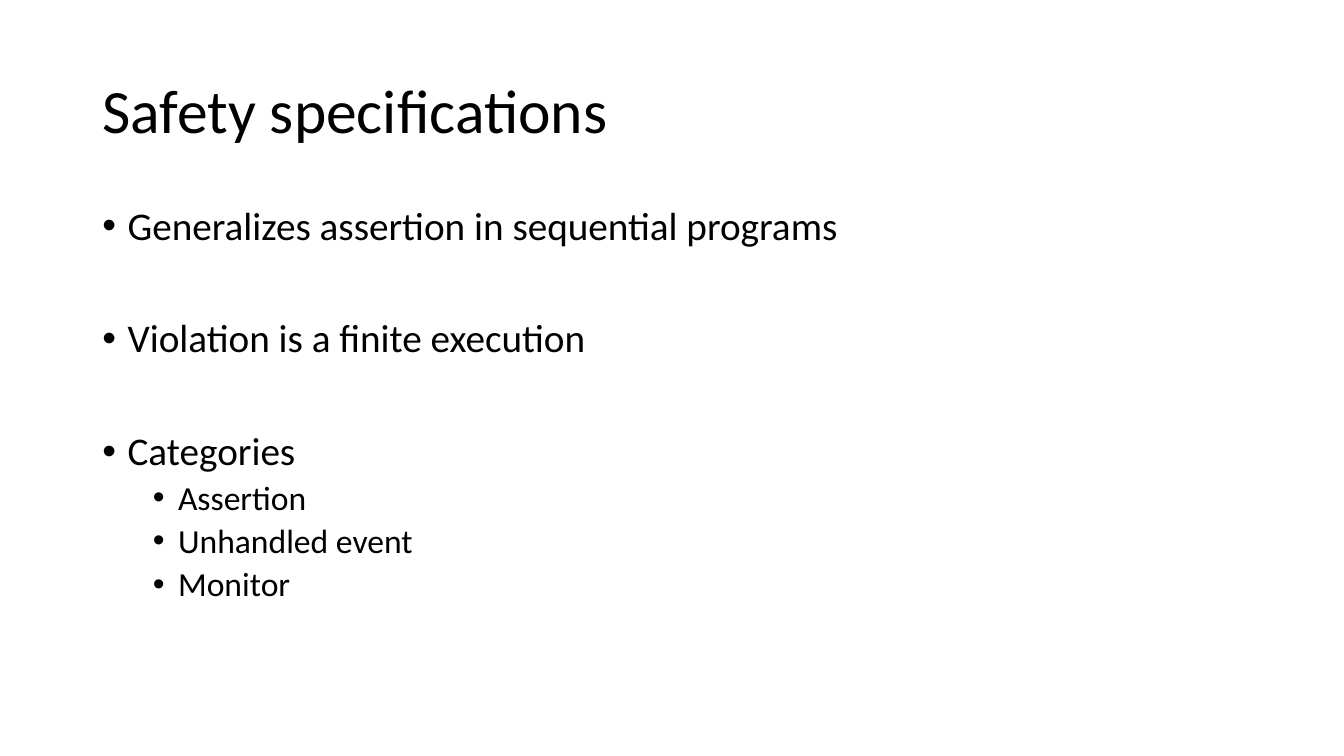
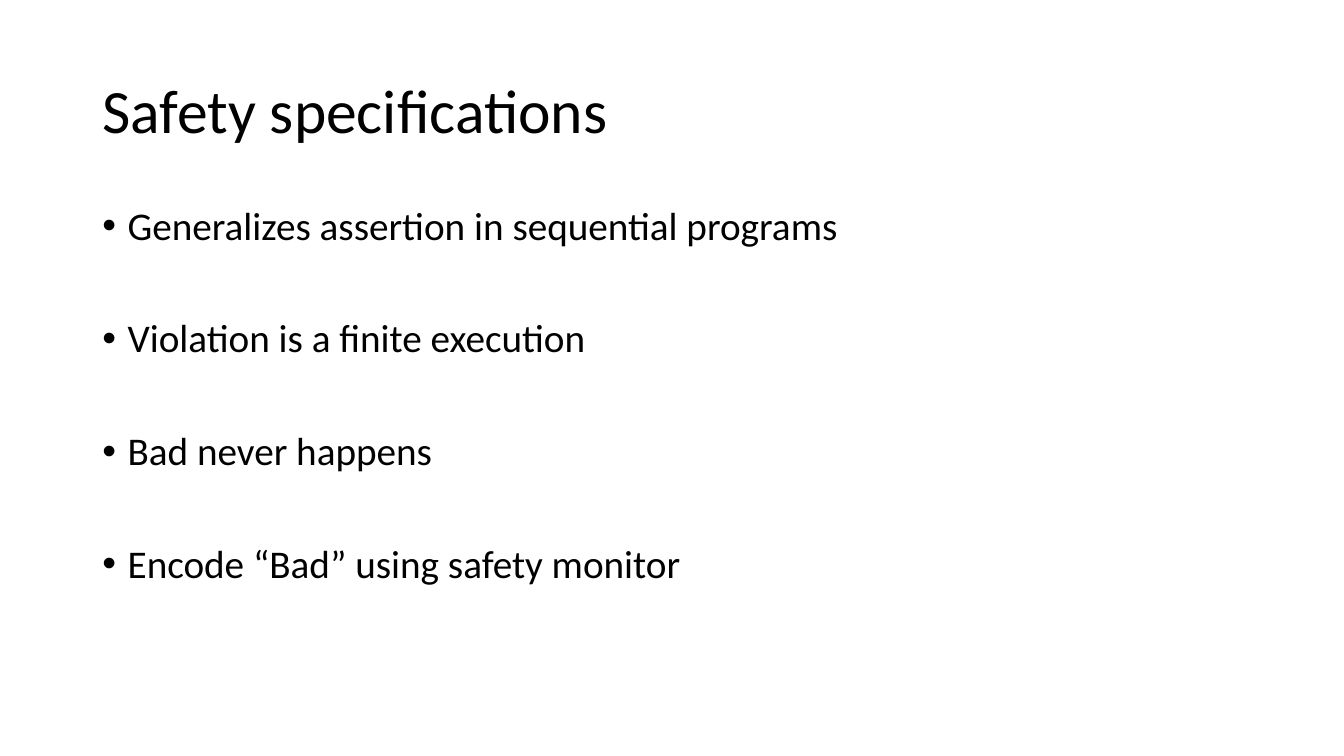
Before and after one commit to p-org/P, a slide deck: slide 13 of Tutorial/P-tutorial.pptx (slide 12 before the commit). Drawn at 1344x756 pixels with LibreOffice and Linux fonts; fonts in the diff are those of the drawing. Boxes give left, top, right and bottom in pixels: in the first picture for what was removed or moved away, otherwise in the second. Text is boxed around its words. In the diff, an @@ line names an element or a change of style, - is before the commit and + after.

Commit message:
added more slides

```diff
--- a/Tutorial/P-tutorial.pptx
+++ b/Tutorial/P-tutorial.pptx
@@ text at <box>128,437,680,585</box>: text changed; size 24 to 28 pt @@
-• Categories
-  • Assertion
-  • Unhandled event
-  • Monitor
+• Bad never happens
+• Encode “Bad” using safety monitor
```
Also in this commit, not shown: 1 other slide changed, 3 slides added.
